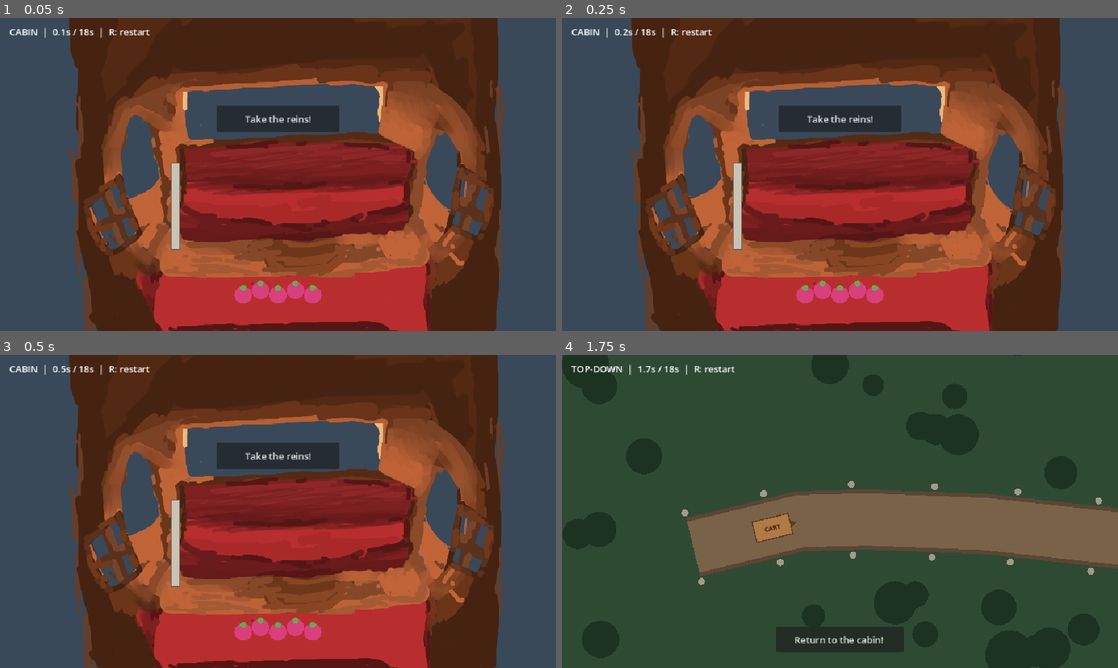
Above: before the commit, frames 1-4 (two rows, left to right).
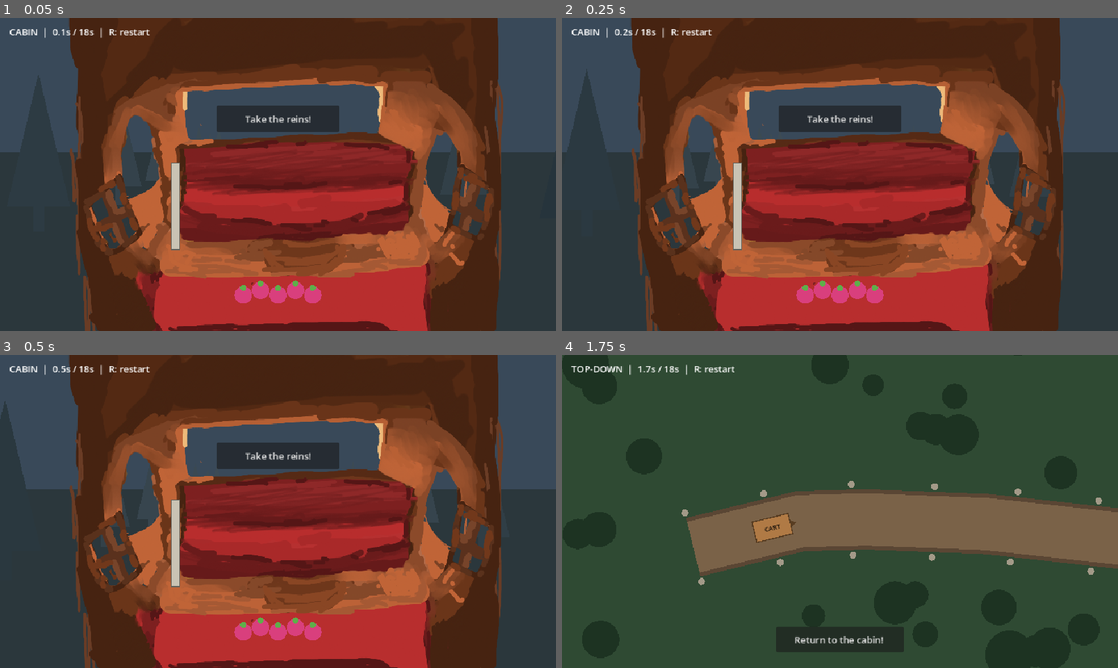
Above: after the commit, the same moments.

Repository: UnderstoodUseYourUsernameHere/carriage-delivery
Game: Godot game, scene res://scenes/delivery.tscn
Same seed, same stepped clock (60 frames per second), same inputs: the game is played once before the commit and once after it.
Inputs (mouse positions are in pixels of both pictures, inside the frame that each line leads up to):
- Up to frame 1 (0.05 s): no input
- Up to frame 2 (0.25 s): no input
- Up to frame 3 (0.5 s): no input
- Up to frame 4 (1.75 s): click "Take the reins!" at 0.5 s; tap Enter at 1.25 s; move the mouse to (962, 495) at 1.27 s; hold Right from 1.28 s (still down); tap Alt at 1.35 s; click (962, 495) at 1.42 s

The runs differ from the first frame. In frame 1, 13% of the frame differs, in the area x 0-100%, y 42-100%; in frame 2, 13%; in frame 3, 16%, in the area x 0-100%, y 14-100%; in frame 4, nothing differs.

Commit message:
feat: add scrolling scenery in cabin view outside windows while moving

Diff:
--- a/scenes/views/cabin_view.tscn
+++ b/scenes/views/cabin_view.tscn
@@ -1,6 +1,7 @@
 [gd_scene format=3 uid="uid://q20dej7avu23"]
 
 [ext_resource type="Script" uid="uid://iilfqncaw573" path="res://scripts/placeholders/placeholder_rect.gd" id="1_iee7j"]
+[ext_resource type="Script" uid="uid://b5dj01dt37j7" path="res://scripts/cabin/cabin_windows.gd" id="1_vdcu5"]
 [ext_resource type="Texture2D" uid="uid://rsrs547fsqgr" path="res://assets/art/cabin.png" id="2_vdcu5"]
 [ext_resource type="Script" uid="uid://cm28jid5b76wc" path="res://scripts/delivery/fruit_pips.gd" id="3_dakot"]
 
@@ -22,6 +23,7 @@
 grow_vertical = 2
 mouse_filter = 2
 color = Color(0.22352941, 0.28627452, 0.34901962, 1)
+script = ExtResource("1_vdcu5")
 
 [node name="OutsideSlot" type="Control" parent="." unique_id=1015463299]
 anchors_preset = 0
--- /dev/null
+++ b/scripts/cabin/cabin_windows.gd
@@ -0,0 +1,60 @@
+@tool
+class_name CabinWindows
+extends ColorRect
+
+@export var vanishing_point := Vector2(0.50, 0.43):
+	set(value):
+		vanishing_point = value
+		queue_redraw()
+
+@export var tree_art: Texture2D:
+	set(value):
+		tree_art = value
+		queue_redraw()
+
+const TREE_SPACING_PX := 150.0
+const GROUND := Color("#2b373c")
+const FAR_TREE := Color("43515b")
+const NEAR_TREE := Color("#17252b")
+
+var _distance_px := 0.0
+
+func set_road_distance(px: float) -> void:
+	_distance_px = px
+	queue_redraw()
+
+func _draw() -> void:
+	if size.x < 1.0 or size.y < 1.0:
+		return
+
+	var eye := size * vanishing_point
+	draw_rect(Rect2(0.0, eye.y, size.x, size.y - eye.y), GROUND)
+	_draw_roadside(eye, -1.0, 0.0)
+	_draw_roadside(eye, 1.0, 0.43)
+
+func _draw_roadside(eye: Vector2, side: float, stagger: float) -> void:
+	var travel := _distance_px / TREE_SPACING_PX + stagger
+	var phase := fposmod(travel, 1.0)
+
+	for row in range(7, -1, -1):
+		var k := 1.0 / (float(row) + 2.0 - phase)
+		var foot := eye + Vector2(side * size.x * 0.85, size.y * 0.50) * k
+		var tree_id := floorf(travel) + float(row) + stagger
+		var h := size.y * k * (1.0 + 0.12 * sin(tree_id * 2.4))
+		var alpha := phase if row == 7 else 1.0
+
+		if tree_art != null:
+			var w := h * float(tree_art.get_width()) / float(tree_art.get_height())
+			var rect := Rect2(foot - Vector2(w * 0.5, h), Vector2(w, h))
+			draw_texture_rect(tree_art, rect, false, Color(1, 1, 1, alpha))
+			continue
+
+		var tint := FAR_TREE.lerp(NEAR_TREE, k)
+		tint.a = alpha
+		var base := foot - Vector2(0.0, h * 0.16)
+		draw_line(foot, base, tint, maxf(1.0, h * 0.07))
+		draw_colored_polygon(PackedVector2Array([
+			foot - Vector2(0.0, h),
+			base + Vector2(h * 0.20, 0.0),
+			base - Vector2(h * 0.20, 0.0),
+		]), tint)
--- a/scripts/delivery/delivery.gd
+++ b/scripts/delivery/delivery.gd
@@ -8,6 +8,7 @@
 @onready var _driver_view: Control = $Overlay/DriverView
 @onready var _status: Label = $Overlay/Status
 @onready var _travel: PathFollow2D = $Exterior/RoadPath/Travel
+@onready var _windows: CabinWindows = $Overlay/CabinView/WindowBackdrop
 @onready var _exterior: Node2D = $Exterior
 
 func _ready() -> void:
@@ -41,6 +42,7 @@
 
 func _present() -> void:
 	_travel.progress_ratio = _journey.progress_ratio()
+	_windows.set_road_distance(_travel.progress)
 	_refresh_hud()
 
 func _refresh_hud() -> void:
Not shown, added: scripts/cabin/cabin_windows.gd.uid
